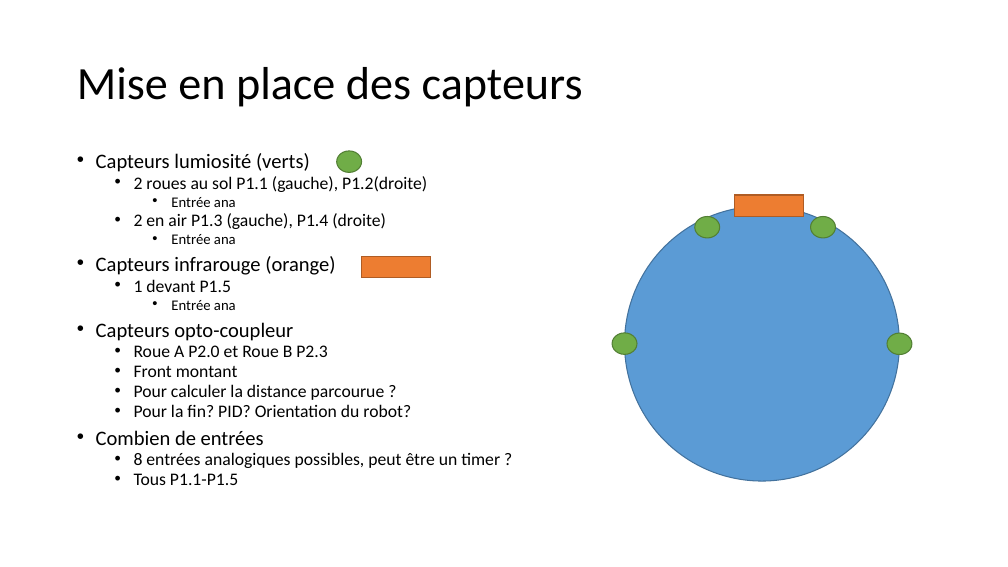
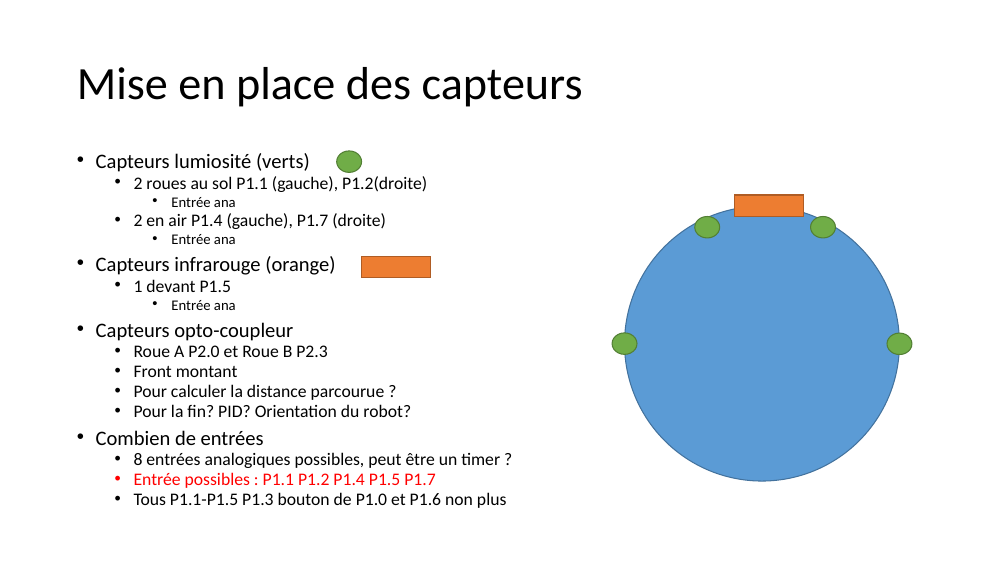
Before and after one commit to djeck/Flyton, a slide deck: slide 3 of CRReunions.pptx. Drawn at 1008x567 pixels with LibreOffice and Linux fonts; fonts in the diff are those of the drawing. Boxes give left, top, right and bottom in pixels: in the first picture for what was removed or moved away, otherwise in the second. Text is boxed around its words. In the diff, an @@ line names an element or a change of style, - is before the commit and + after.

```diff
--- a/CRReunions.pptx
+++ b/CRReunions.pptx
@@ text at bbox=[134, 213, 386, 229]: text changed @@
-  • 2 en air P1.3 (gauche), P1.4 (droite)
+  • 2 en air P1.4 (gauche), P1.7 (droite)
@@ text at bbox=[134, 472, 506, 508]: text changed @@
-  • Tous P1.1-P1.5
+  • Entrée possibles : P1.1 P1.2 P1.4 P1.5 P1.7
+  • Tous P1.1-P1.5 P1.3 bouton de P1.0 et P1.6 non plus
```
Also in this commit, not shown: 5 other slides changed, 1 slide added.
